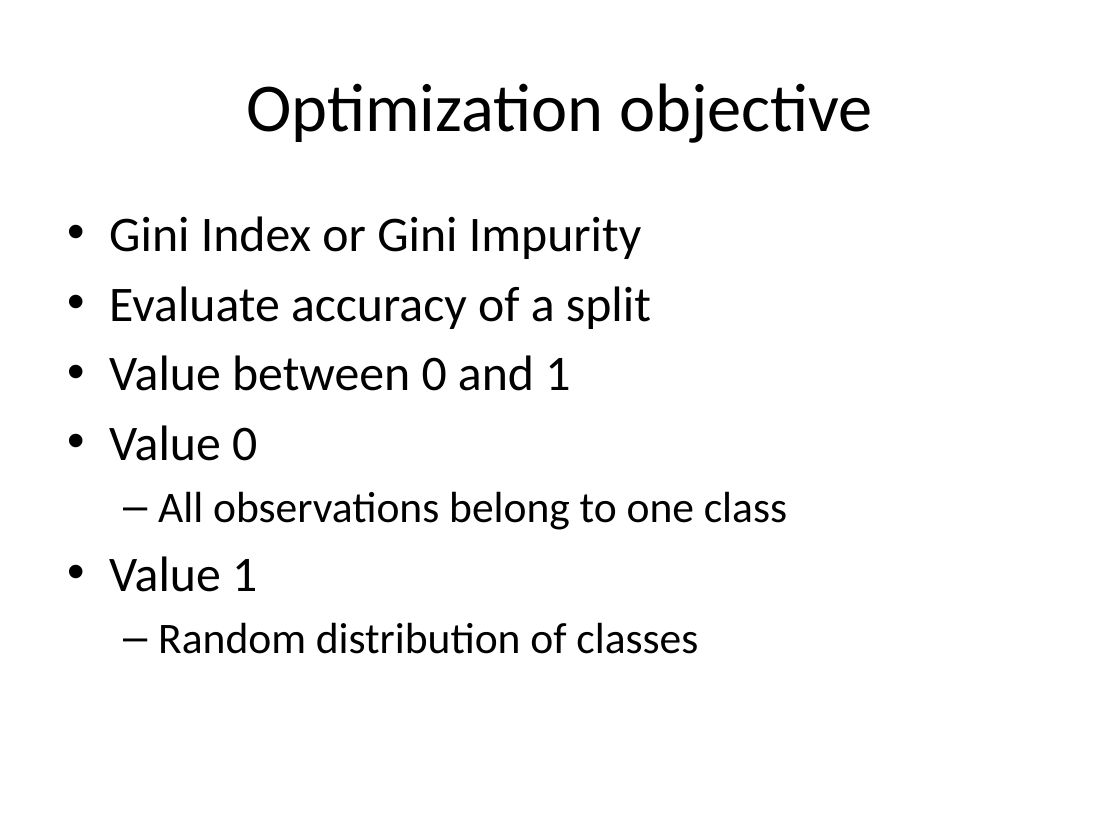
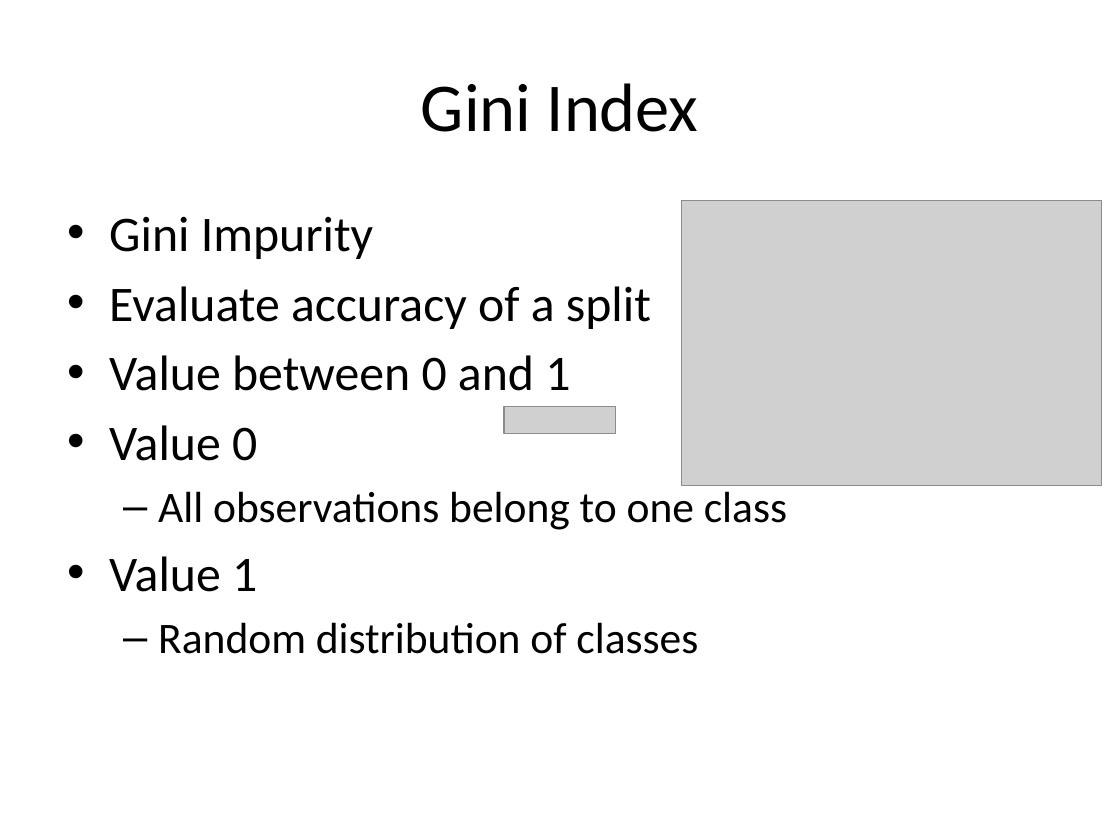
Before and after one commit to look4pritam/ArtificialIntelligence, a slide deck: slide 9 of MachineLearning/DecisionTree.pptx (slide 8 before the commit). Drawn at 1120x840 pixels with LibreOffice and Linux fonts; fonts in the diff are those of the drawing; grey boxes stand for pictures. Boxes give left, top, right and bottom in pixels: in the first picture for what was removed or moved away, otherwise in the second. Text is boxed around its words. In the diff, an @@ line names an element or a change of style, - is before the commit and + after.

```diff
--- a/MachineLearning/DecisionTree.pptx
+++ b/MachineLearning/DecisionTree.pptx
@@ title at box(421, 83, 699, 132): text changed @@
-Optimization objective
+Gini Index
@@ picture added at box(681, 200, 1101, 485) @@
@@ text at box(109, 216, 373, 259): text changed @@
-• Gini Index or Gini Impurity
+• Gini Impurity
@@ picture added at box(504, 407, 616, 433) @@
```
Also in this commit, not shown: 2 other slides changed, 1 slide added.
